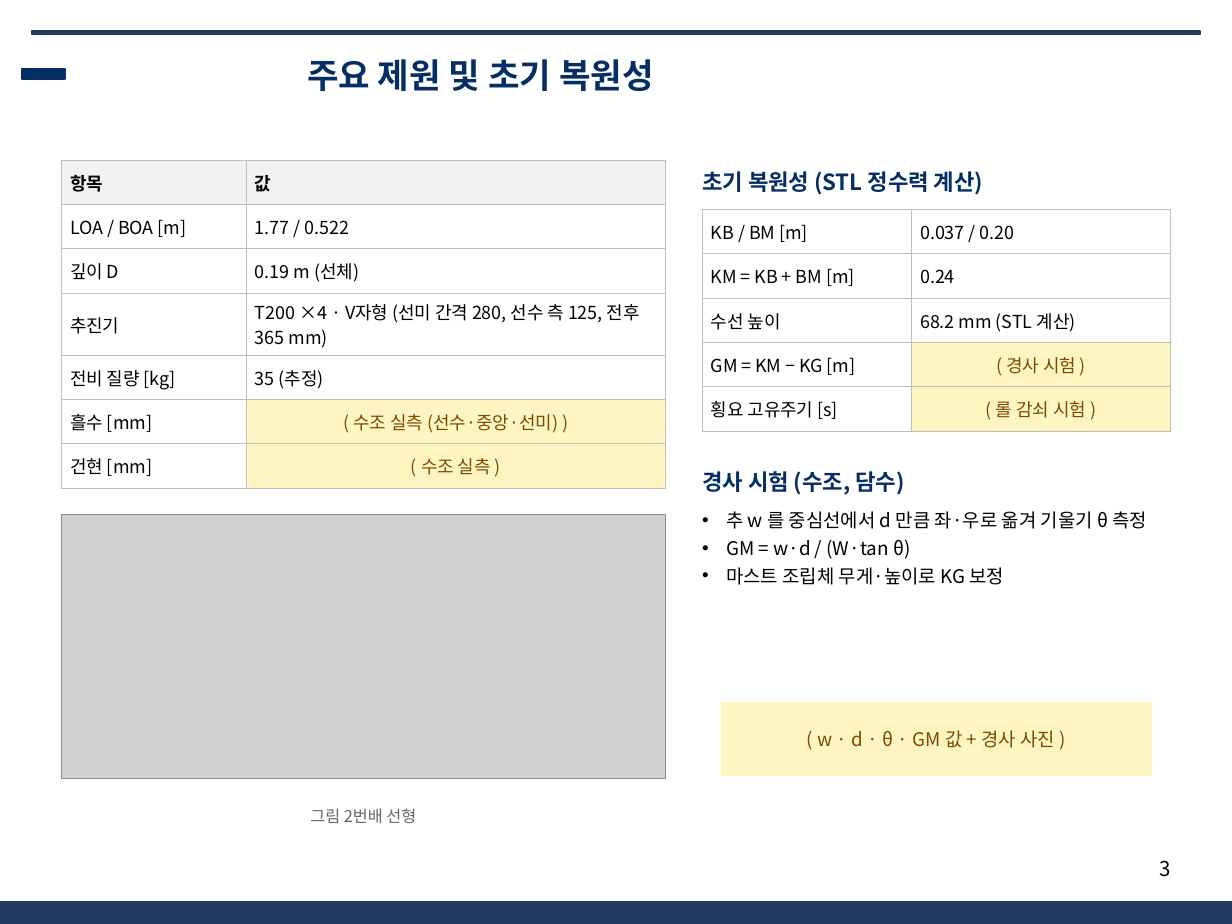
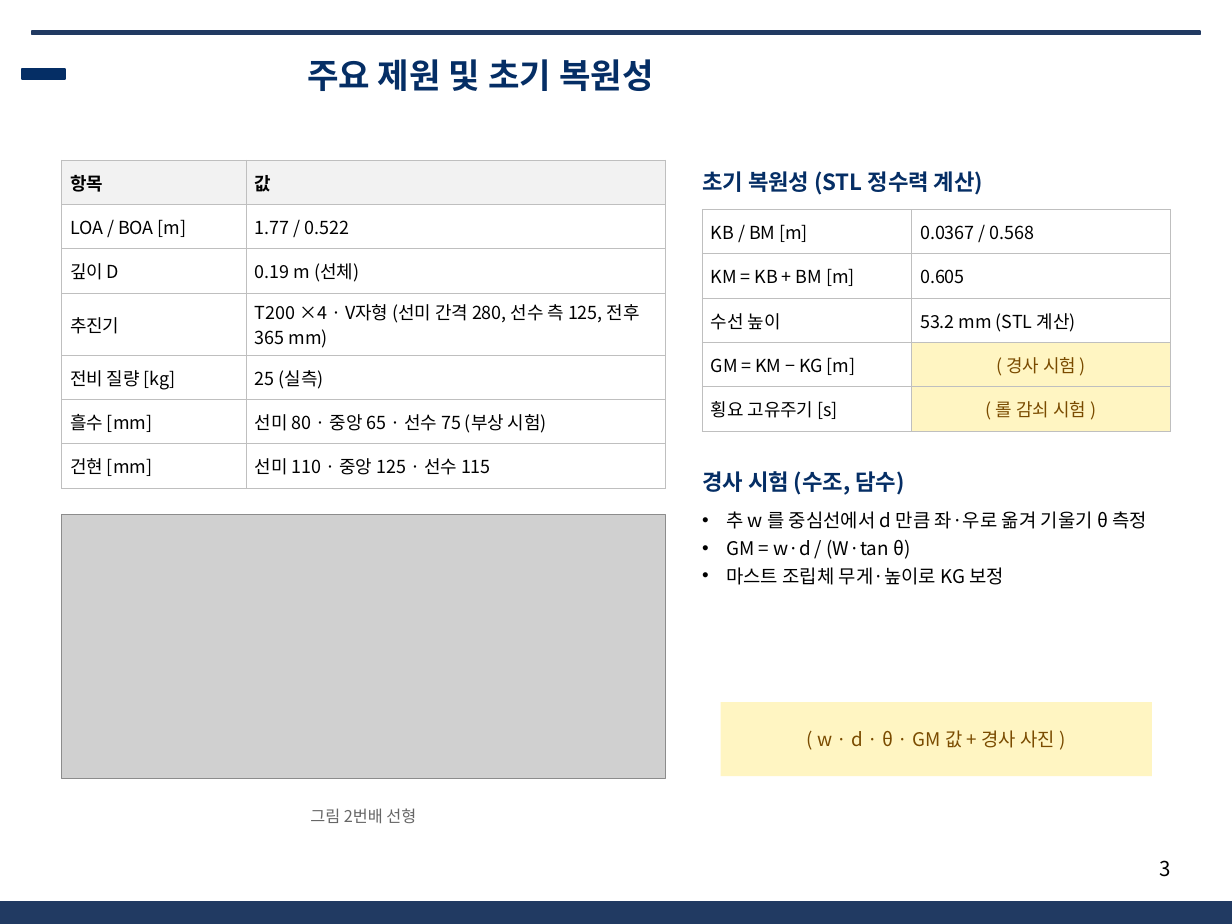
Before and after one commit to unmatsutake377-rgb/ros2_ws, a slide deck: slide 3 of docs/전달용/보고서_분담/발표자료_SSF_B.pptx. Drawn at 1232x924 pixels with LibreOffice and Linux fonts; fonts in the diff are those of the drawing; grey boxes stand for pictures; background and template pictures are left out. Boxes give left, top, right and bottom in pixels: in the first picture for what was removed or moved away, otherwise in the second. Text is boxed around its words. In the diff, an @@ line names an element or a change of style, - is before the commit and + after.

```diff
--- a/docs/전달용/보고서_분담/발표자료_SSF_B.pptx
+++ b/docs/전달용/보고서_분담/발표자료_SSF_B.pptx
@@ table at <box>62,160,665,480</box> @@
-row 5, column 2: 35 (추정)
+row 5, column 2: 25 (실측)
-row 6, column 2: ( 수조 실측 (선수·중앙·선미) )
+row 6, column 2: 선미 80 · 중앙 65 · 선수 75 (부상 시험)
-row 7, column 2: ( 수조 실측 )
+row 7, column 2: 선미 110 · 중앙 125 · 선수 115
@@ fill #FFF5C2 to none in 2 cells @@
@@ table at <box>702,209,1170,423</box> @@
-row 1, column 2: 0.037 / 0.20
+row 1, column 2: 0.0367 / 0.568
-row 2, column 2: 0.24
+row 2, column 2: 0.605
-row 3, column 2: 68.2 mm (STL 계산)
+row 3, column 2: 53.2 mm (STL 계산)
```
Also in this commit, not shown: 2 other slides changed, 7 other files.
